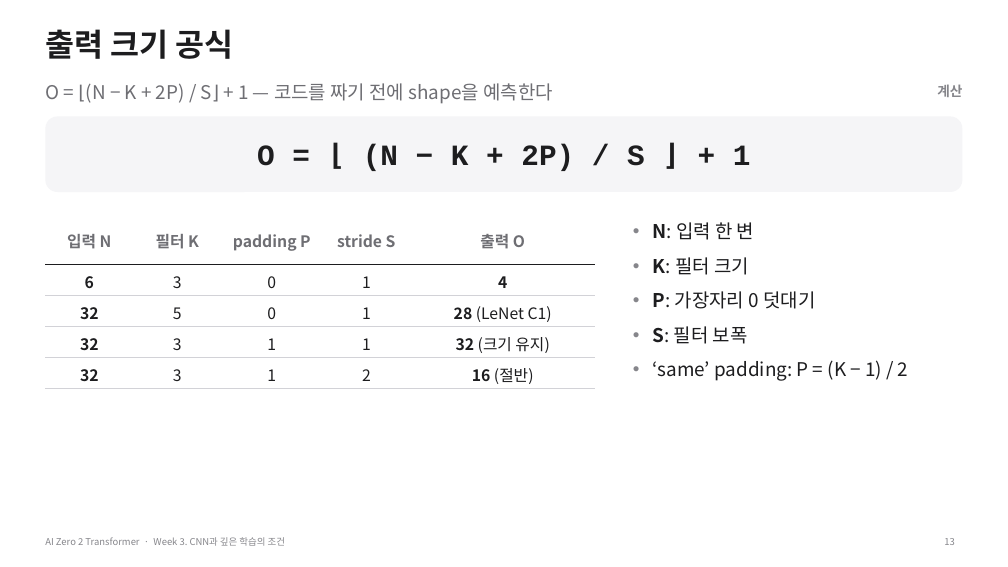
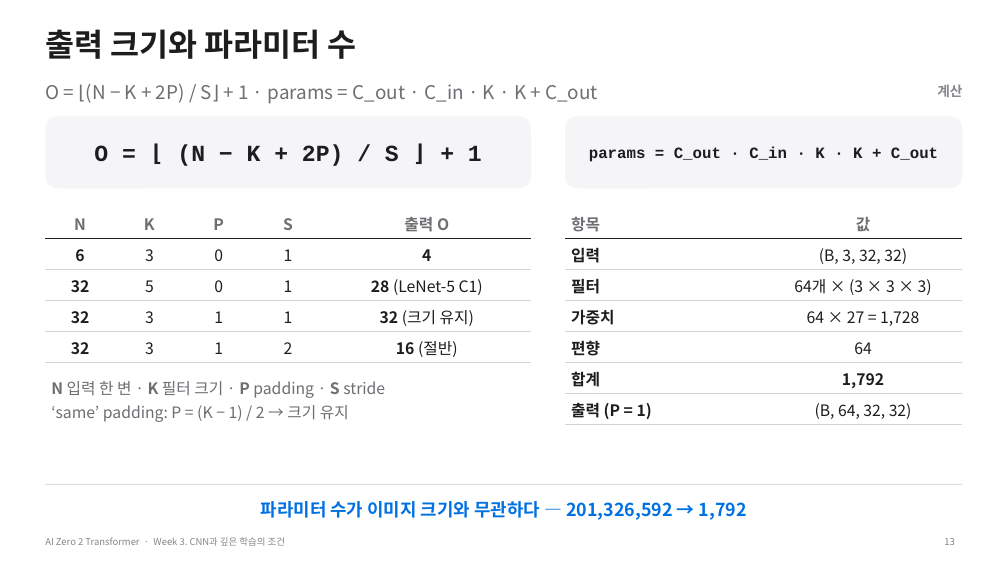
Before and after one commit to myunhh/AI-Zero-2-Transformers, a slide deck: slide 13 of lectures/week03_cnn_and_deep_learning.pptx. Drawn at 1008x567 pixels with LibreOffice and Linux fonts; fonts in the diff are those of the drawing. Boxes give left, top, right and bottom in pixels: in the first picture for what was removed or moved away, otherwise in the second. Text is boxed around its words. In the diff, an @@ line names an element or a change of style, - is before the commit and + after.

```diff
--- a/lectures/week03_cnn_and_deep_learning.pptx
+++ b/lectures/week03_cnn_and_deep_learning.pptx
@@ title at (45, 29, 356, 59): text changed @@
-출력 크기 공식
+출력 크기와 파라미터 수
@@ text at (45, 84, 598, 104): text changed @@
-O = ⌊(N − K + 2P) / S⌋ + 1 — 코드를 짜기 전에 shape을 예측한다
+O = ⌊(N − K + 2P) / S⌋ + 1 · params = C_out · C_in · K · K + C_out
@@ rounded rectangle: place and size @@
-rounded rectangle at (45, 116, 963, 192)
+rounded rectangle at (45, 116, 531, 188)
@@ rounded rectangle at (45, 116, 531, 188): proportions changed @@
@@ text "O = ⌊ (N − ..." at (94, 144, 482, 166): size 28 to 22 pt @@
@@ rounded rectangle added at (565, 116, 963, 188), fill #F5F5F7 @@
@@ text added at (589, 147, 938, 162), 15 pt, text #1D1D1F, bold @@
+params = C_out · C_in · K · K + C_out
@@ table at (45, 207, 532, 362) @@
-row 1: 입력 N | 필터 K | padding P | stride S | 출력 O
+row 1: N | K | P | S | 출력 O
-row 3, column 5: 28 (LeNet C1)
+row 3, column 5: 28 (LeNet-5 C1)
@@ table: place and size @@
-table at (45, 215, 594, 389)
+table at (45, 207, 532, 362)
@@ table added at (565, 207, 963, 424), 7 rows, 2 columns @@
+항목 | 값
+입력 | (B, 3, 32, 32)
+필터 | 64개 × (3 × 3 × 3)
+가중치 | 64 × 27 = 1,728
+편향 | 64
+합계 | 1,792
+출력 (P = 1) | (B, 64, 32, 32)
@@ text removed at (653, 222, 908, 381) @@
-• N: 입력 한 변
-• K: 필터 크기
-• P: 가장자리 0 덧대기
-• S: 필터 보폭
-• ‘same’ padding: P = (K − 1) / 2
@@ text added at (51, 381, 385, 422), 15 pt, text #6E6E73 @@
+N 입력 한 변 · K 필터 크기 · P padding · S stride
+‘same’ padding: P = (K − 1) / 2 → 크기 유지
@@ rectangle added at (45, 484, 963, 485), fill #D2D2D7 @@
@@ text added at (261, 501, 747, 520), 17 pt, text #0071E3, bold @@
+파라미터 수가 이미지 크기와 무관하다 — 201,326,592 → 1,792
```
Also in this commit, not shown: 28 other slides changed, 33 slides added, 13 slides removed, 21 other files.
